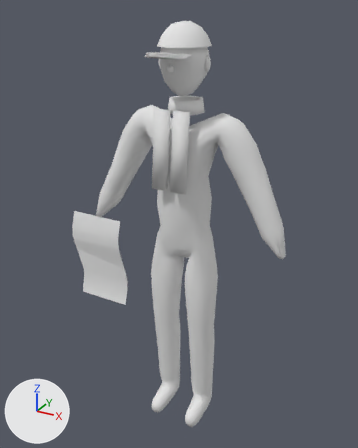
Two versions of the glTF model assets/actors/crowd/fan13.glb, one commit apart.
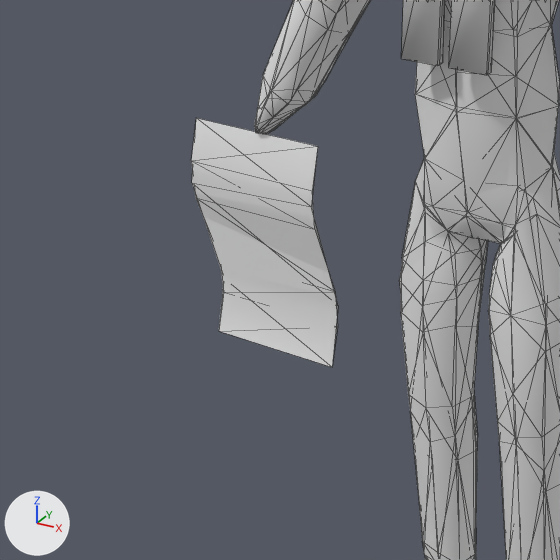
Each version is shown whole from a camera (50 mm lens) standing at (0.781, -1.466, 1.569) and looking at (-0.031, 0.011, 0.831), then close up on the part from 0% to 59% of the width and 37% to 84% of the height. Lighting does not change. The marker at lower left points along +X, +Y and +Z. The first two pictures are the older version. The close-ups show mesh edges as thin lines. Vertices at exactly the same position are counted once.

In view in the first close-up: 'fan13', 'fan13_lod1'.
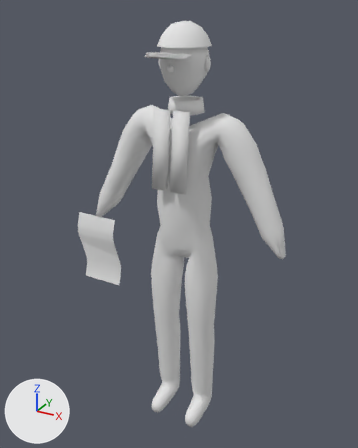
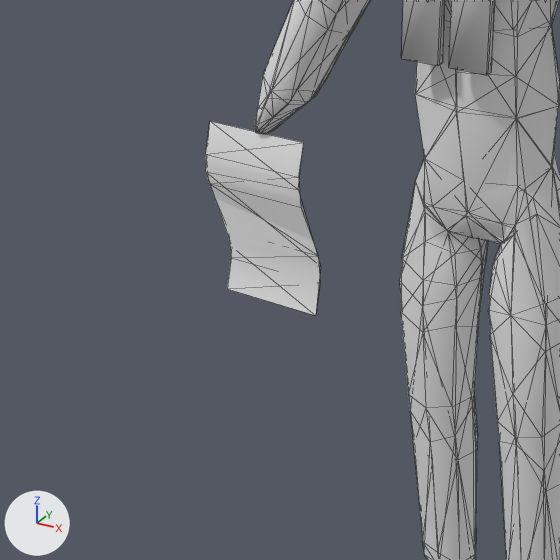
The change, as a list of edits to the scene's bpy script:
```text
Change me_fan13:
    used by ob_fan13; location = (0.0, 0.0, 0.0)
    remove me_fan13.from_pydata(...)  # 796 vertices, 1496 faces; spans x -0.49..0.38, y -0.17..0.09, z -0.01..1.53
    add me_fan13.from_pydata(...)  # 796 vertices, 1496 faces; spans x -0.47..0.38, y -0.17..0.09, z -0.01..1.53
    me_fan13 part 1
    me_fan13.vertices[784].co: (-0.49, -0.05, 0.74) -> (-0.47, -0.05, 0.76)  # pixel (191, 160) -> pixel (205, 154)
    me_fan13.vertices[785].co: (-0.49, -0.05, 0.68) -> (-0.47, -0.04, 0.71)  # pixel (195, 197) -> pixel (208, 183)
    me_fan13.vertices[786].co: (-0.49, 0.0, 0.55) -> (-0.47, -0.01, 0.61)
    me_fan13.vertices[787].co: (-0.49, 0.0, 0.49) -> (-0.47, -0.01, 0.56)  # pixel (223, 292) -> pixel (231, 257)
    me_fan13.vertices[788].co: (-0.49, -0.02, 0.42) -> (-0.47, -0.02, 0.51)  # pixel (218, 331) -> pixel (227, 288)
    me_fan13.vertices[789].co: (-0.49, -0.03, 0.81) -> (-0.47, -0.03, 0.81)  # pixel (196, 117) -> pixel (209, 120)
    me_fan13.vertices[790].co: (-0.27, -0.05, 0.68) -> (-0.29, -0.05, 0.76)  # pixel (314, 229) -> pixel (298, 177)
    me_fan13.vertices[791].co: (-0.27, 0.0, 0.55) -> (-0.29, -0.04, 0.71)  # pixel (335, 291) -> pixel (300, 207)
    me_fan13.vertices[792].co: (-0.27, 0.0, 0.49) -> (-0.29, -0.01, 0.61)  # pixel (337, 326) -> pixel (318, 255)
    me_fan13.vertices[793].co: (-0.27, -0.02, 0.42) -> (-0.29, -0.01, 0.56)  # pixel (332, 367) -> pixel (320, 283)
    me_fan13.vertices[794].co: (-0.27, -0.03, 0.81) -> (-0.29, -0.02, 0.51)  # pixel (317, 146) -> pixel (315, 315)
    me_fan13.vertices[795].co: (-0.27, -0.05, 0.74) -> (-0.29, -0.03, 0.81)  # pixel (312, 190) -> pixel (303, 142)
    other edits to the shape of me_fan13 do not show in these pictures
Change me_fan13_lod1:
    used by ob_fan13_lod1; location = (0.0, 0.0, 0.0)
    remove me_fan13_lod1.from_pydata(...)  # 370 vertices, 645 faces; spans x -0.49..0.38, y -0.17..0.09, z -0.02..1.53
    add me_fan13_lod1.from_pydata(...)  # 370 vertices, 645 faces; spans x -0.47..0.38, y -0.17..0.09, z -0.02..1.53
    me_fan13_lod1 part 2
    3 vertices are removed from x -0.27, y -0.05..-0.02, z 0.42..0.81
    6 faces are deleted
    5 vertices move from x -0.49..-0.27, y -0.05..0.0, z 0.42..0.81 to x -0.47..-0.29, y -0.05..0.0, z 0.51..0.81
    3 vertices are added at (-0.29, 0.0, 0.59), (-0.29, -0.02, 0.51), (-0.29, -0.03, 0.81)
    6 new faces join them
```

Location of each change, [x1, y1, x2, y2] in pixels of the close-ups (560 x 560 px; the box of a moved part takes in the faces that stretch with it):
'fan13', reshaped: before [191, 0, 560, 560]; after [206, 0, 560, 560]
'fan13_lod1', reshaped: before [192, 0, 560, 560]; after [206, 0, 560, 560]
part 1 of me_fan13, moved or reshaped: before [191, 118, 338, 365]; after [206, 121, 320, 310]
part 2 of me_fan13_lod1, moved or reshaped: before [192, 150, 338, 367]; after [206, 150, 321, 316]
